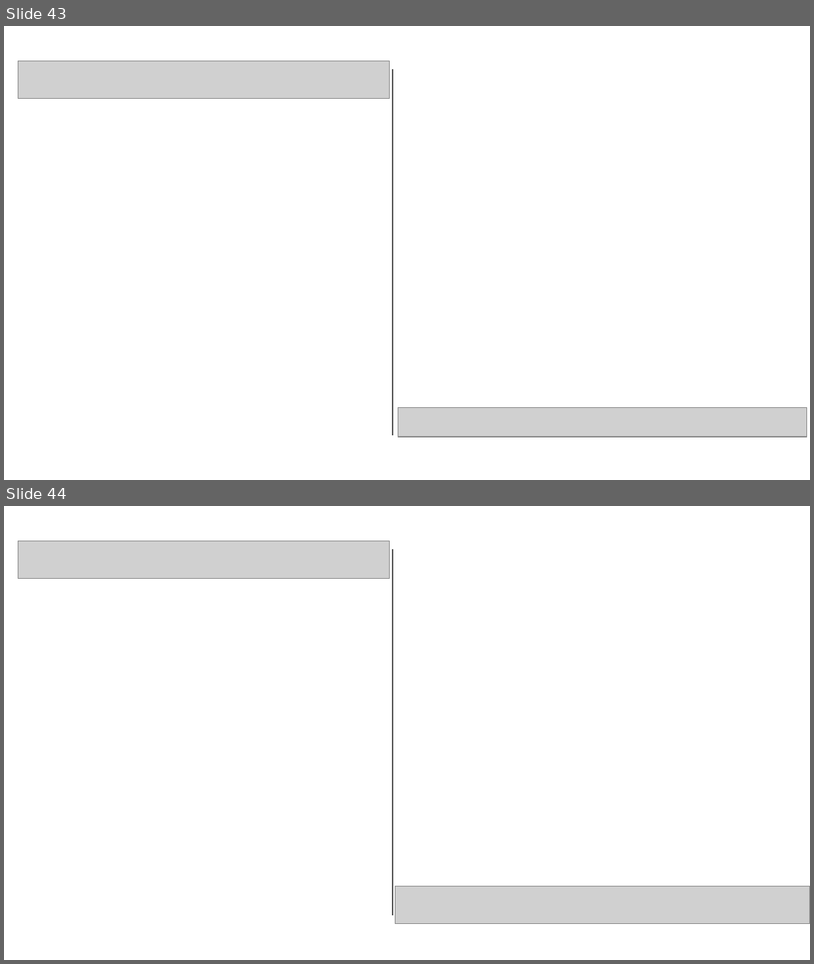
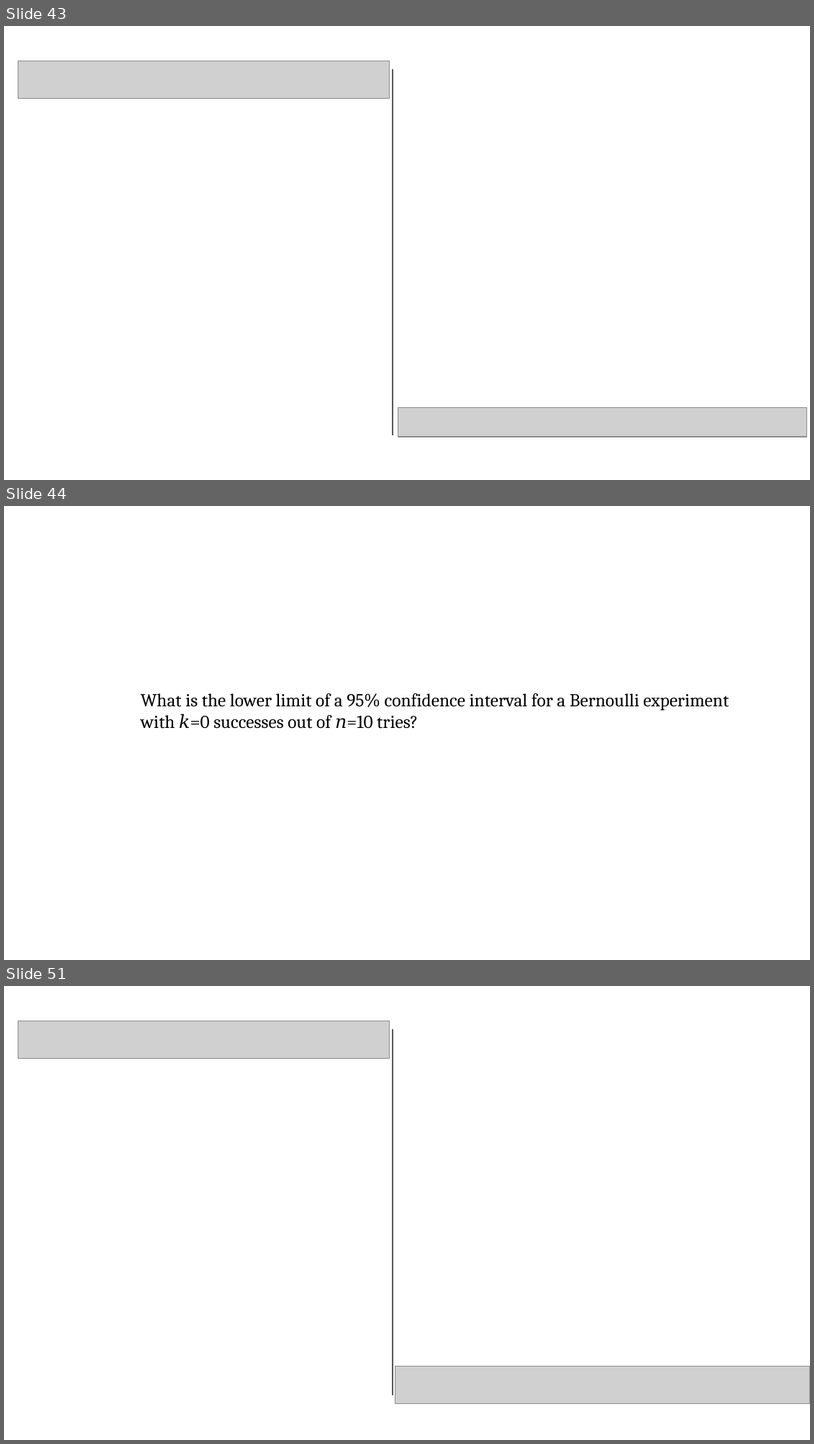
Before and after one commit to pvermees/geostats, a slide deck: slides/quizzes.odp. Shown one above the other, each under a label of ours: slides 43 and 44 before the commit, slides 43, 44 and 51 after it; the slides between them are not shown. The pictures are 814x964 and 814x1444 pixels, drawn with LibreOffice and Linux fonts; fonts in the diff are those of the drawing; grey boxes stand for pictures. Boxes give left, top, right and bottom in pixels: in the first picture for what was removed or moved away, otherwise in the second. Text is boxed around its words. In the diff, an @@ line names an element or a change of style, - is before the commit and + after.

```diff
--- a/slides/quizzes.odp
+++ b/slides/quizzes.odp
@@ slide 44 added at [4, 506, 810, 960], background #FFFFFF @@
@@ text added at [141, 693, 729, 728], 18 pt, text #000000 @@
+What is the lower limit of a 95% confidence interval for a Bernoulli experiment with 𝑘=0 successes out of 𝑛=10 tries?
@@ what was slide 44 is now slide 51 @@
```
Also in this commit, not shown: 6 other slides added, 2 other files.
